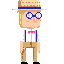
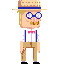
Two versions of the same layered image (64x64). Layer-by-layer changes:
added layer "Layer 3" above "Layer 2" over [30, 21, 39, 25]
